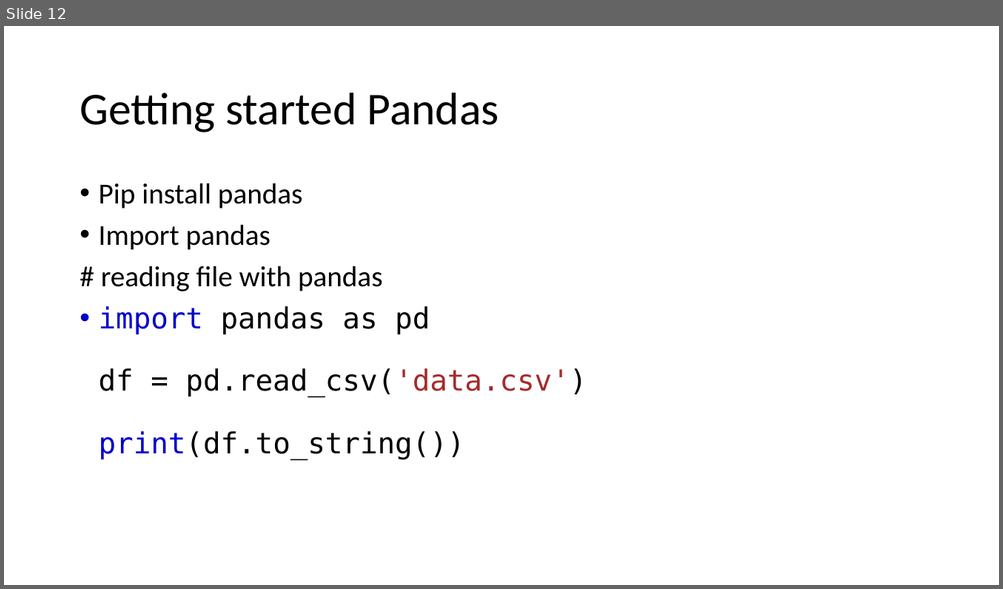
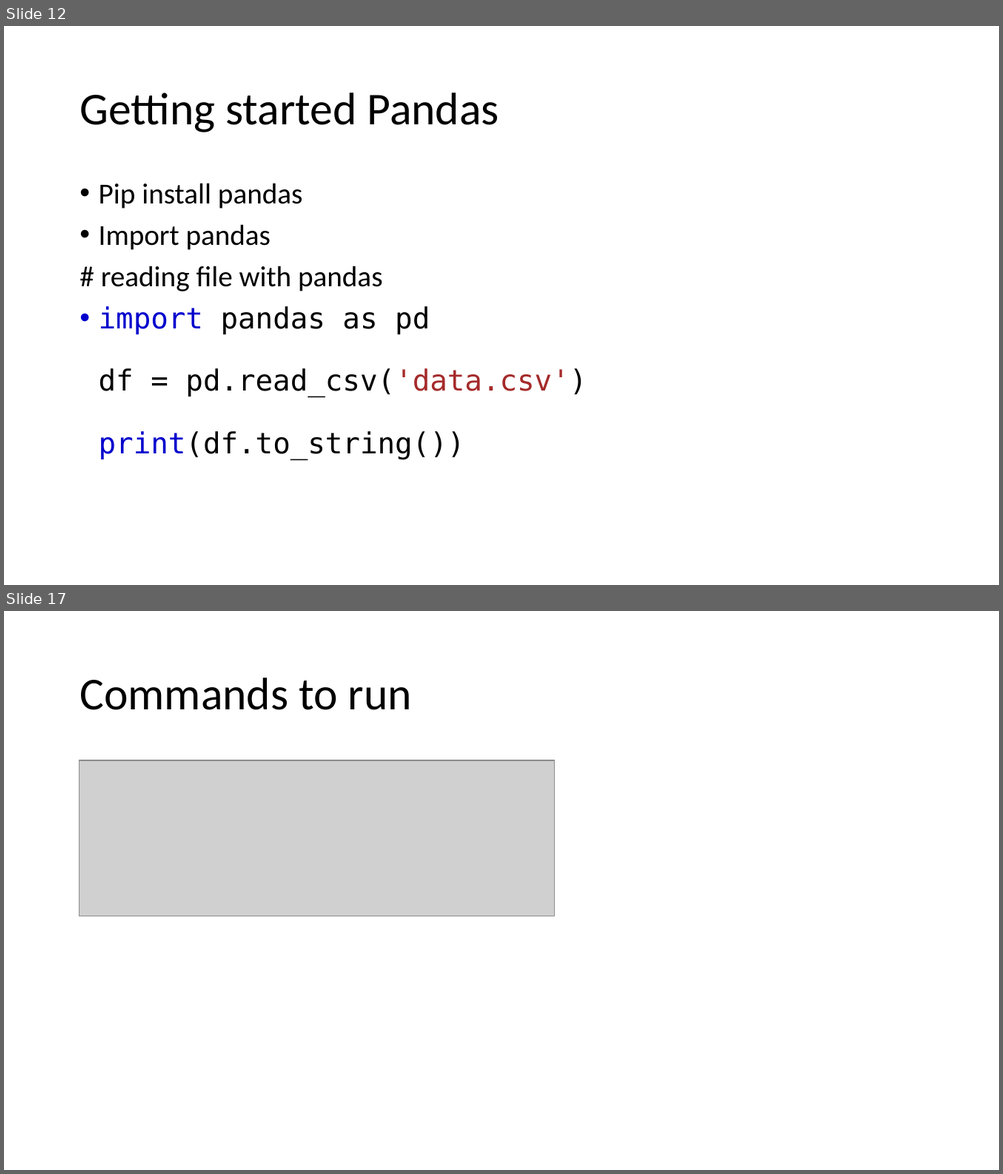
Before and after one commit to LuyangYin1/Python-for-everyone, a slide deck: class-2/Class – 2.pptm. Shown one above the other, each under a label of ours: slide 12 before the commit, slides 12 and 17 after it; the slides between them are not shown. The pictures are 1003x589 and 1003x1174 pixels, drawn with LibreOffice and Linux fonts; fonts in the diff are those of the drawing; grey boxes stand for pictures. Boxes give left, top, right and bottom in pixels: in the first picture for what was removed or moved away, otherwise in the second. Text is boxed around its words. In the diff, an @@ line names an element or a change of style, - is before the commit and + after.

```diff
--- a/class-2/Class – 2.pptm
+++ b/class-2/Class – 2.pptm
@@ slide 17 added at bbox=[4, 611, 999, 1170], background #FFFFFF @@
@@ title added at bbox=[79, 678, 412, 710], 44 pt, text #000000 @@
+Commands to run
@@ picture added at bbox=[79, 760, 554, 916] @@
```
Also in this commit, not shown: 4 other slides added, 3 other files.
